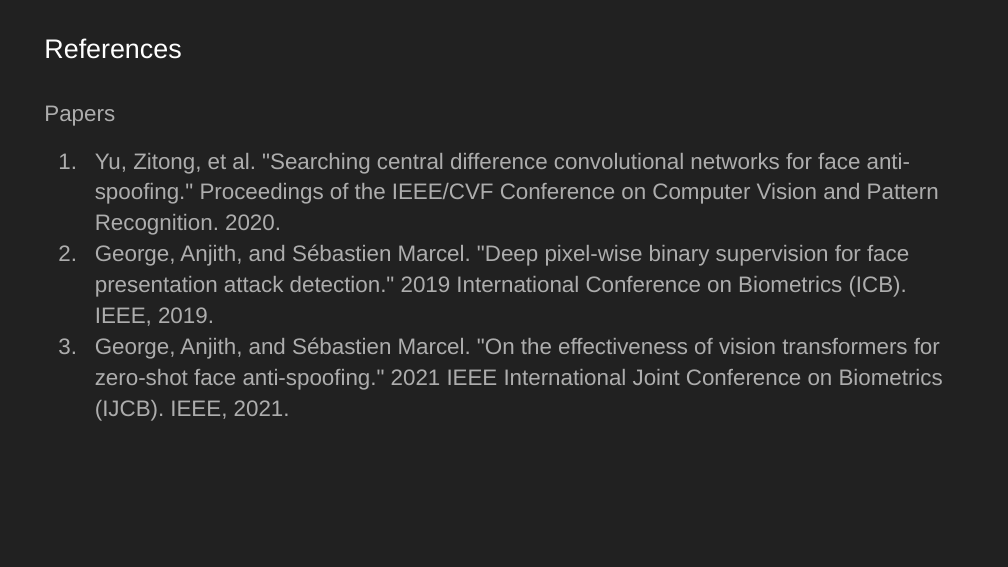
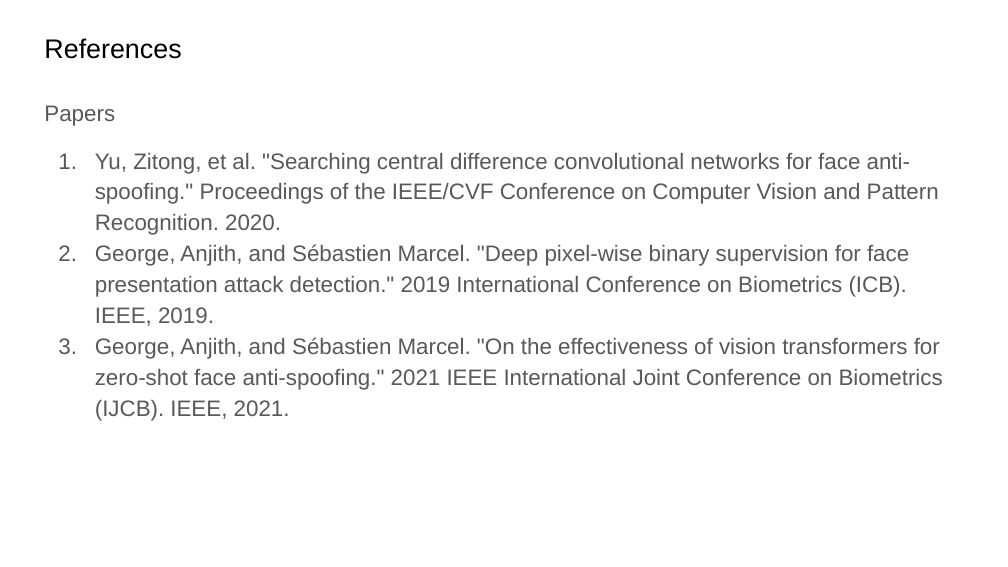
Before and after one commit to D10752002/BTP-Face-Anti-Spoofing, a slide deck: slide 27 of PPTs/Face Anti-Spoofing presentation - BTP work status.pptx. Drawn at 1008x567 pixels with LibreOffice and Linux fonts; fonts in the diff are those of the drawing. Boxes give left, top, right and bottom in pixels: in the first picture for what was removed or moved away, otherwise in the second. Text is boxed around its words. In the diff, an @@ line names an element or a change of style, - is before the commit and + after.

```diff
--- a/PPTs/Face Anti-Spoofing presentation - BTP work status.pptx
+++ b/PPTs/Face Anti-Spoofing presentation - BTP work status.pptx
@@ background #212121 to #FFFFFF @@
@@ title "References" at bbox=[44, 38, 181, 59]: text colour #FFFFFF to #000000 @@
@@ text "Papers" at bbox=[44, 105, 943, 421]: text colour #ADADAD to #595959; bullet colour #ADADAD to #595959 @@
```
Also in this commit, not shown: 26 other slides changed, 11 other files.
